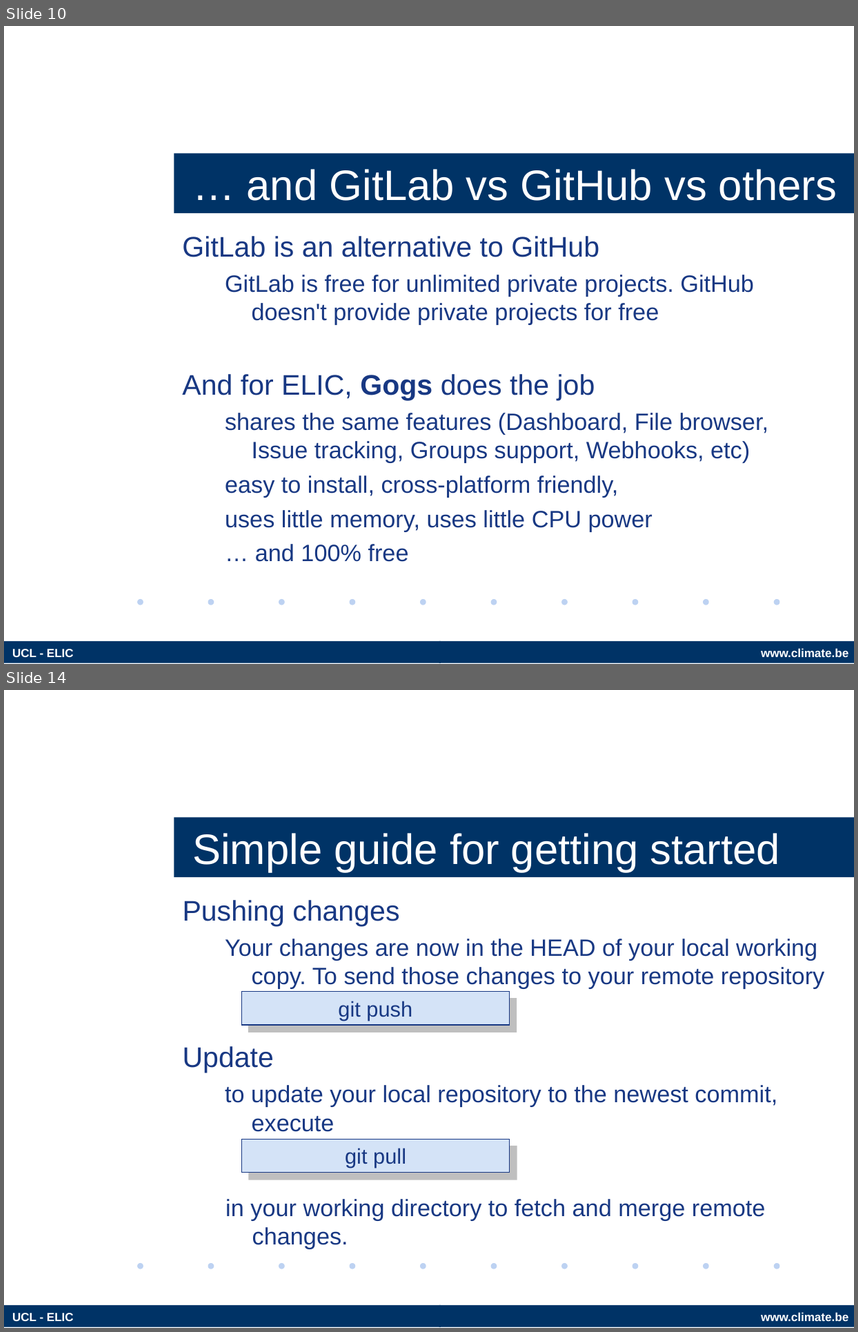
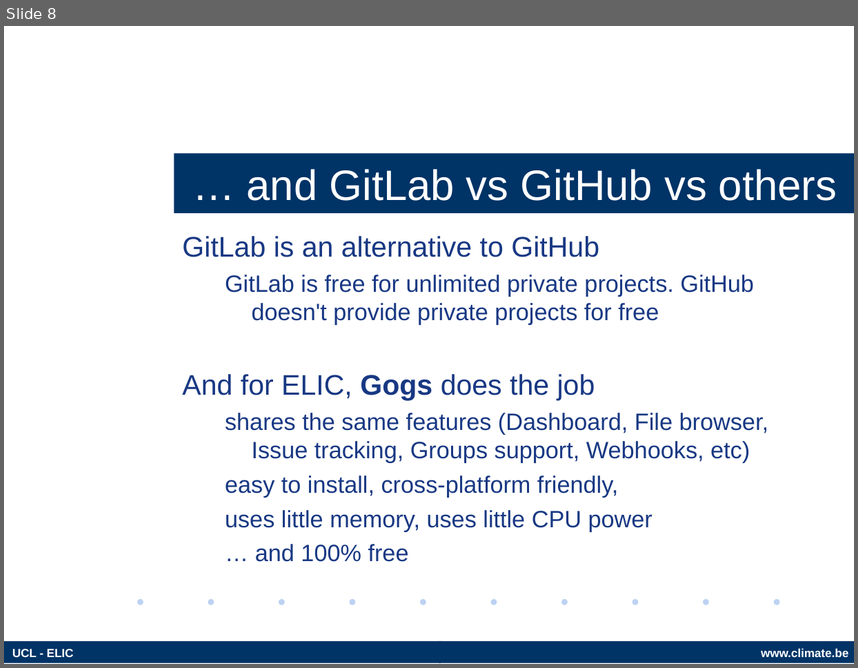
Before and after one commit to fmassonn/Git_Training, a slide deck: slides/Git.odp. Shown one above the other, each under a label of ours: slides 10 and 14 before the commit, slide 8 after it; the slides between them are not shown. The pictures are 858x1332 and 858x668 pixels, drawn with LibreOffice and Linux fonts; fonts in the diff are those of the drawing; background and template pictures are left out. Boxes give left, top, right and bottom in pixels: in the first picture for what was removed or moved away, otherwise in the second. Text is boxed around its words. In the diff, an @@ line names an element or a change of style, - is before the commit and + after.

```diff
--- a/slides/Git.odp
+++ b/slides/Git.odp
@@ slide 14 removed at [4, 690, 854, 1328], background #FFFFFF; not listed: 13 template elements that a slide beside it also shows @@
@@ title removed at [174, 818, 854, 877] @@
-Simple guide for getting started
@@ text removed at [183, 900, 824, 989] @@
-Pushing changes
-Your changes are now in the HEAD of your local working copy. To send those changes to your remote repository
@@ rectangle removed at [242, 991, 510, 1024] @@
-git push
@@ text removed at [183, 1046, 777, 1132] @@
-Update
-to update your local repository to the newest commit, execute
@@ rectangle removed at [242, 1138, 510, 1172] @@
-git pull
@@ text removed at [225, 1199, 766, 1249] @@
-in your working directory to fetch and merge remote changes.
@@ what was slide 10 is now slide 8 @@
```
Also in this commit, not shown: 4 slides changed, 6 other slides removed, 2 other files.
